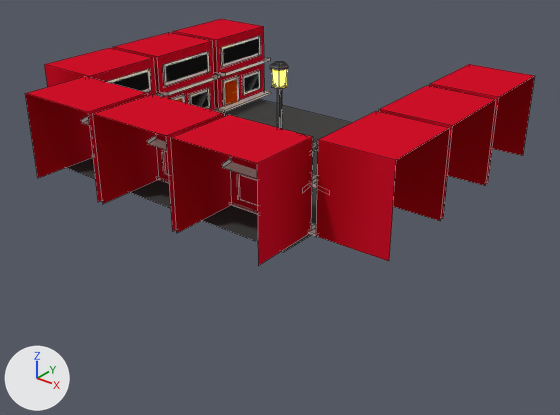
Renders of the Blender file assets/mod/lamppost.blend from each side of a commit.
Both versions are drawn from a 50 mm camera at (23.3, -29.0, 14.7) aimed at (1.2, -1.5, -2.4). Every picture has the same lights, and +X, +Y and +Z are marked at lower left. Mesh edges are drawn as thin lines.

The scene before the commit, as lines of its bpy script (objects in view):
```python
me_building = bpy.data.meshes.new('building')
me_building.from_pydata(...)  # 536 vertices, 379 faces; spans x -10.0..10.5, y 0.0..4.4, z -6.8..10.1
# faces by material slot: [364, 15]
me_building.materials.append(mat_m_b1dba97e_ee53_894a_11a8_6391de1e8e3f)  # picture img_lamppost_png
me_building.materials.append(mat_unshaded)  # its picture is missing
# before: 532 (6.9, 0.0, 8.4) at pixel (283, 252), 533 (6.9, 0.0, -5.6), 534 (-6.9, 0.0, -5.6), 535 (-6.9, 0.0, 8.4)
ob_building = bpy.data.objects.new('building', me_building)
ob_building.location = (0.0, 0.0, 0.0)
ob_building.rotation_euler = (1.571, 0.0, 0.0)  # degrees (90, 0, 0)
```
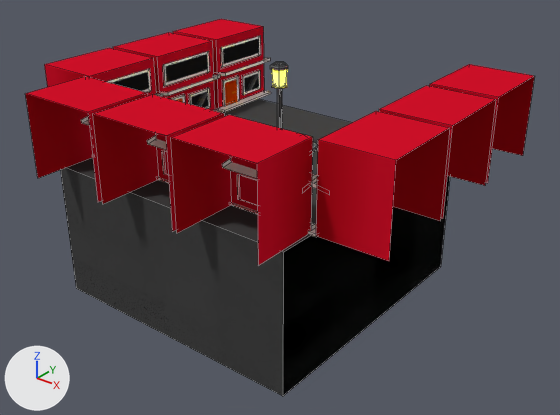
Pixel boxes (x1, y1, x2, y2) of what changed, in the pictures (560 x 415 px):
'building', reshaped (52% taller)
    before: (25, 19, 535, 266)
    after: (25, 19, 535, 396)
part 1 of me_building, built on
    before: (66, 99, 351, 252)
    after: (61, 99, 450, 396)

The edits, one by one:
me_building is used by ob_building; location (0.0, 0.0, 0.0); rotation (1.571, 0.0, 0.0), in degrees (90, 0, 0).
Verts and faces of me_building; kept vertices keep their numbers, new ones are numbered from 536.
me_building had 536 vertices, 379 faces and spanned x -10.0..10.5, y 0.0..4.4, z -6.8..10.1.
me_building now has 540 vertices, 384 faces and spans x -10.0..10.5, y -7.0..4.4, z -6.8..10.1.
Part 1, on me_building:
Faces deleted: (532, 533, 534, 535).
New vertices 536 to 539 stand at vertices 532 to 535, in that order, plus (0.0, -7.0, 0.0).
New faces: (532, 535, 534, 533), (536, 537, 538, 539), (532, 536, 539, 535), (532, 533, 537, 536), (533, 534, 538, 537), (534, 535, 539, 538) (mat_m_b1dba97e_ee53_894a_11a8_6391de1e8e3f (picture img_lamppost_png)).
